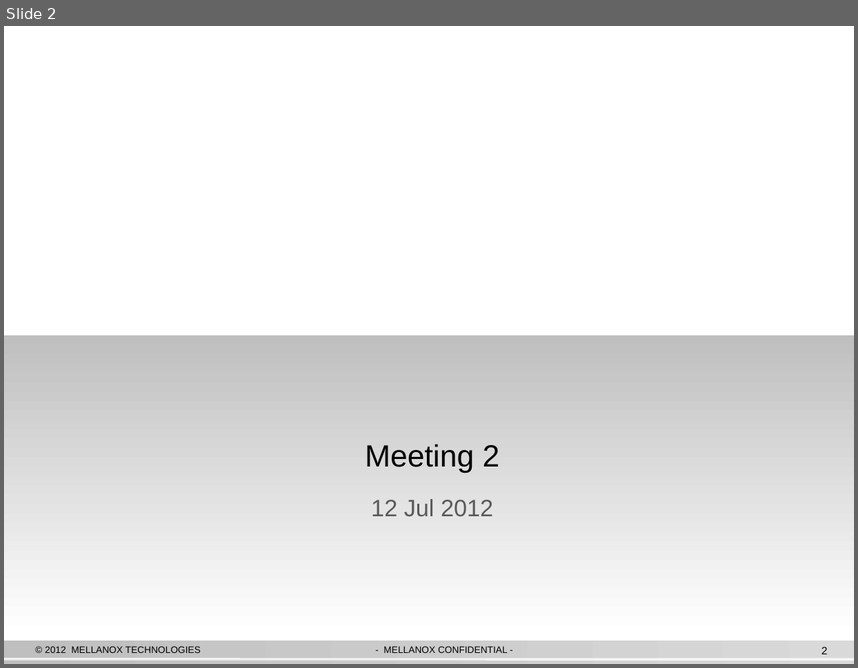
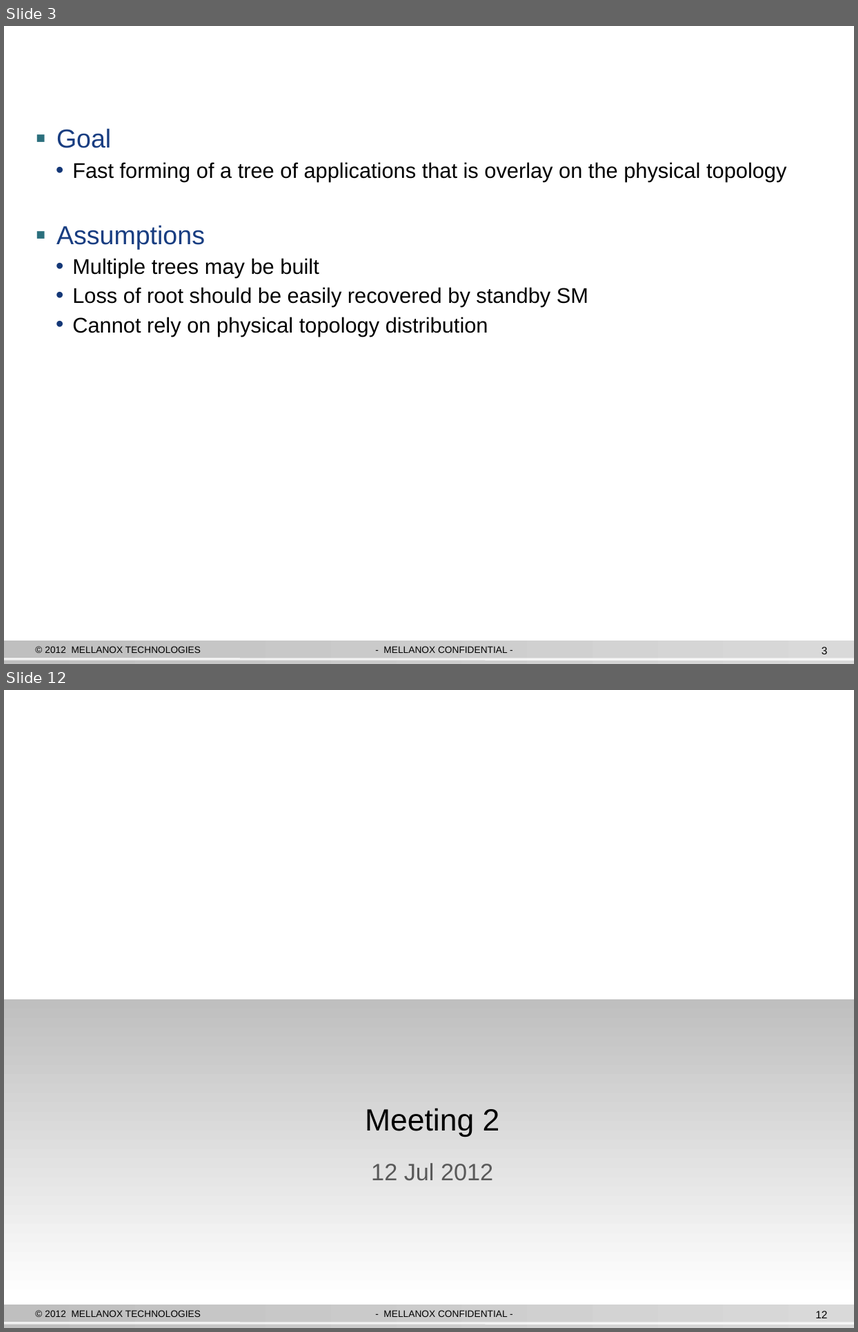
Before and after one commit to hnrose/ibssa2, a slide deck: IB SA Scalability Arch.pptx. Shown one above the other, each under a label of ours: slide 2 before the commit, slides 3 and 12 after it; the slides between them are not shown. The pictures are 858x668 and 858x1332 pixels, drawn with LibreOffice and Linux fonts; fonts in the diff are those of the drawing; background and template pictures are left out. Boxes give left, top, right and bottom in pixels: in the first picture for what was removed or moved away, otherwise in the second. Text is boxed around its words. In the diff, an @@ line names an element or a change of style, - is before the commit and + after.

```diff
--- a/IB SA Scalability Arch.pptx
+++ b/IB SA Scalability Arch.pptx
@@ slide 3 added at (x1=4, y1=26, x2=854, y2=664), background #FFFFFF; not listed: 4 template elements that a slide beside it also shows @@
@@ text added at (x1=56, y1=128, x2=786, y2=336), 18 pt, text #000000 @@
+▪ Goal
+  • Fast forming of a tree of applications that is overlay on the physical topology
+▪ Assumptions
+  • Multiple trees may be built
+  • Loss of root should be easily recovered by standby SM
+  • Cannot rely on physical topology distribution
@@ title added at (x1=299, y1=316, x2=379, y2=336), 26 pt, text #FFFFFF, bold @@
+Topology Overlay Tree – OSM Plugin
@@ what was slide 2 is now slide 12 @@
@@ page number at (x1=815, y1=1310, x2=827, y2=1318): text changed @@
-2
+12
```
Also in this commit, not shown: 9 other slides added, 4 other files.
